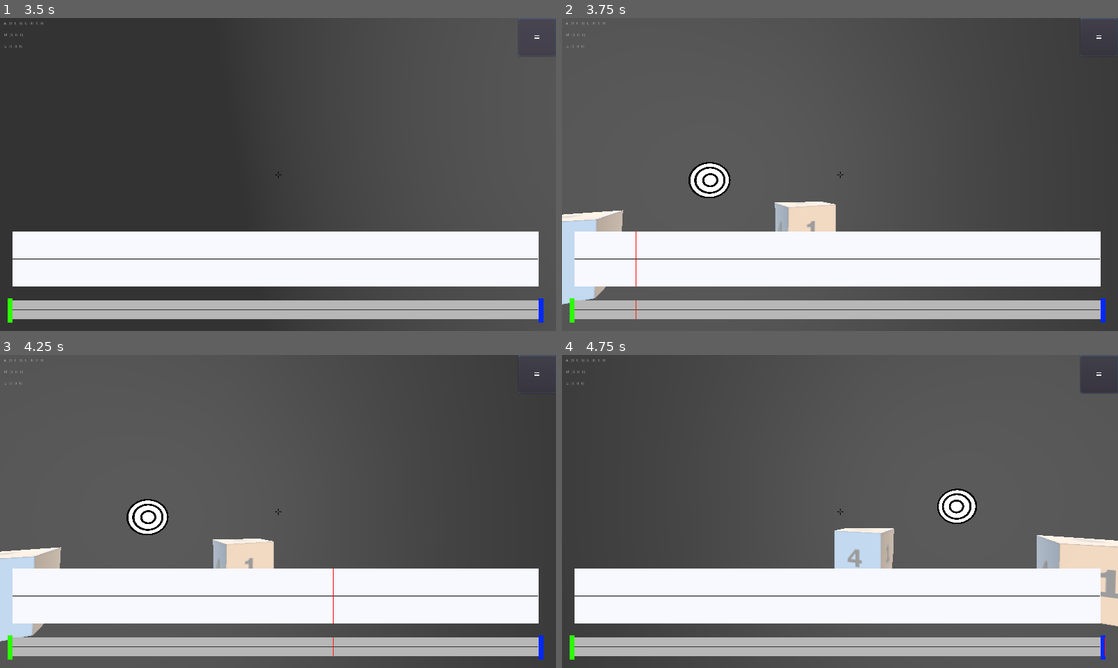
Above: before the commit, frames 1-4 (two rows, left to right).
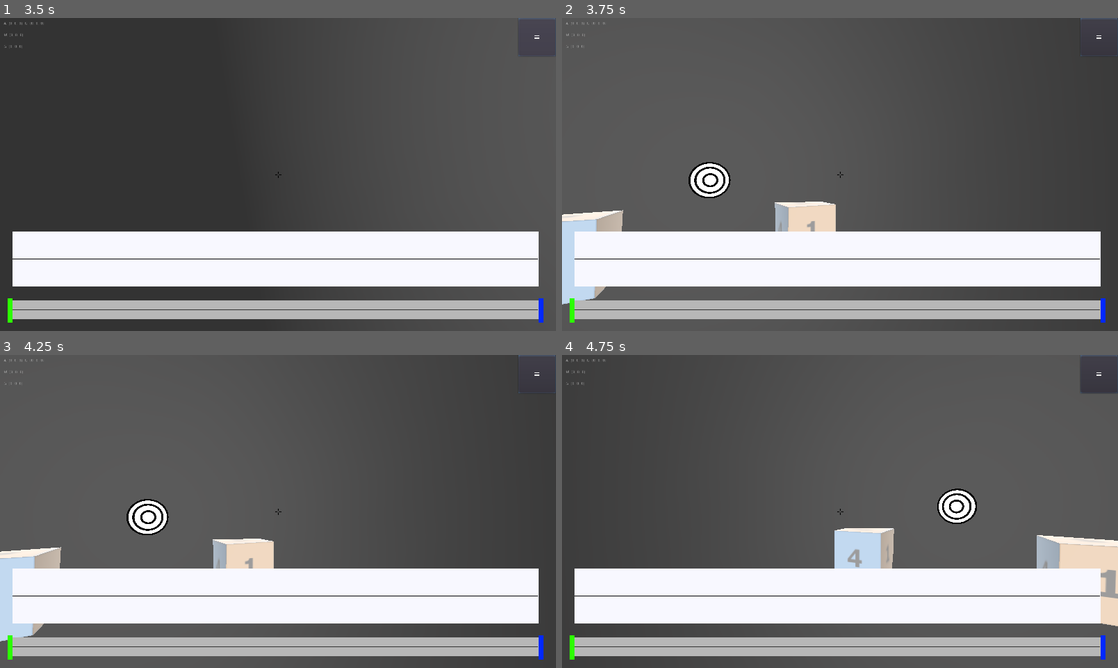
Above: after the commit, the same moments.

Repository: dsat4200/Gyroscope-Game-GD3
Game: Godot game, scene res://LevelEditor/LevelEditor.tscn
Same seed, same stepped clock (60 frames per second), same inputs: the game is played once before the commit and once after it. Video files are missing from this copy of the repository; at most half a second of black plays in their place. Sound files missing from this copy of the repository are replaced by a short silence.
Inputs (mouse positions are in pixels of both pictures, inside the frame that each line leads up to):
- Up to frame 1 (3.5 s): click "=" at 0.5 s; click "Re-Center" at 1.25 s; click "drag_input" at 2 s; click "X" at 2.75 s
- Up to frame 2 (3.75 s): tap Enter at 3.5 s; move the mouse to (867, 174) at 3.52 s; hold Up from 3.53 s (still down)
- Up to frame 3 (4.25 s): keep holding Up
- Up to frame 4 (4.75 s): keep holding Up; tap Space at 4.25 s; move the mouse to (812, 511) at 4.27 s

Frame 1 is identical in both runs. In frame 2, less than 0.1% of the frame differs, in the area x 13-14%, y 68-97%; in frame 3, less than 0.1%; in frame 4, less than 0.1%.
Error before the commit: Attempt to call function 'move_child' in base 'null instance' on a null instance. (res://Sequencer/beat.gd:27)
Error after the commit: Parse Error: The setter function isn't defined. (res://LevelEditor/Beats.gd:5)

Commit message:
scary test coming up

Diff:
--- a/godot source/LevelEditor/Beats.gd
+++ b/godot source/LevelEditor/Beats.gd
@@ -2,6 +2,7 @@
 extends Node
 class_name beats
 
+export var order : int = 0 setget _set_order, _get_order
 
 onready var current_beat = get_child(0)
 onready var beats
@@ -11,6 +12,9 @@
 onready var sec_per_beat = conductor.sec_per_beat
 
 signal beats_updated(beats)
+
+
+
 
 func _ready():
 	print("beat interval:"+String(sec_per_beat))
@@ -22,18 +26,34 @@
 	print("pure beats get: "+ String(beat_positions))
 	return beat_positions
 
-func get_beats() -> Array:
-	var beat_positions : Array = []
-	for N in get_children():
-		beat_positions.append(N.pos)
-	return beat_positions
 
 func _on_sequencer_add_beat(position):
 	#take position. if between beats, add new beat.
 	emit_signal("beats_updated", get_pure_beats())
 
 func find_order_to_place(pos):
-	pass
+	var arrayOfArrays = get_beats()
+	 # Iterate through the array of arrays
+	for i in range(arrayOfArrays.size() - 1):
+		var array = arrayOfArrays[i]
+		var nextArray = arrayOfArrays[i + 1]
+
+		# Check if the position is between the last element of the current array
+		# and the first element of the next array
+		if array.size() > 0 and nextArray.size() > 0 and array[-1] < pos < nextArray[0]:
+			arrayOfArrays.insert(i + 1, [pos])
+			print("new array at "+String(arrayOfArrays))
+			return
+
+		# Check if the position fits between two elements in the same array
+		for j in range(array.size() - 1):
+			if array[j] < pos < array[j + 1]:
+				array.insert(j + 1, pos)
+				print("insert to array "+ String(arrayOfArrays))
+				return
+
+	# If the position doesn't fit between any existing elements, add it to the last array
+	arrayOfArrays[-1].append(pos)
 
 func update_names():
 	for N in get_children():
